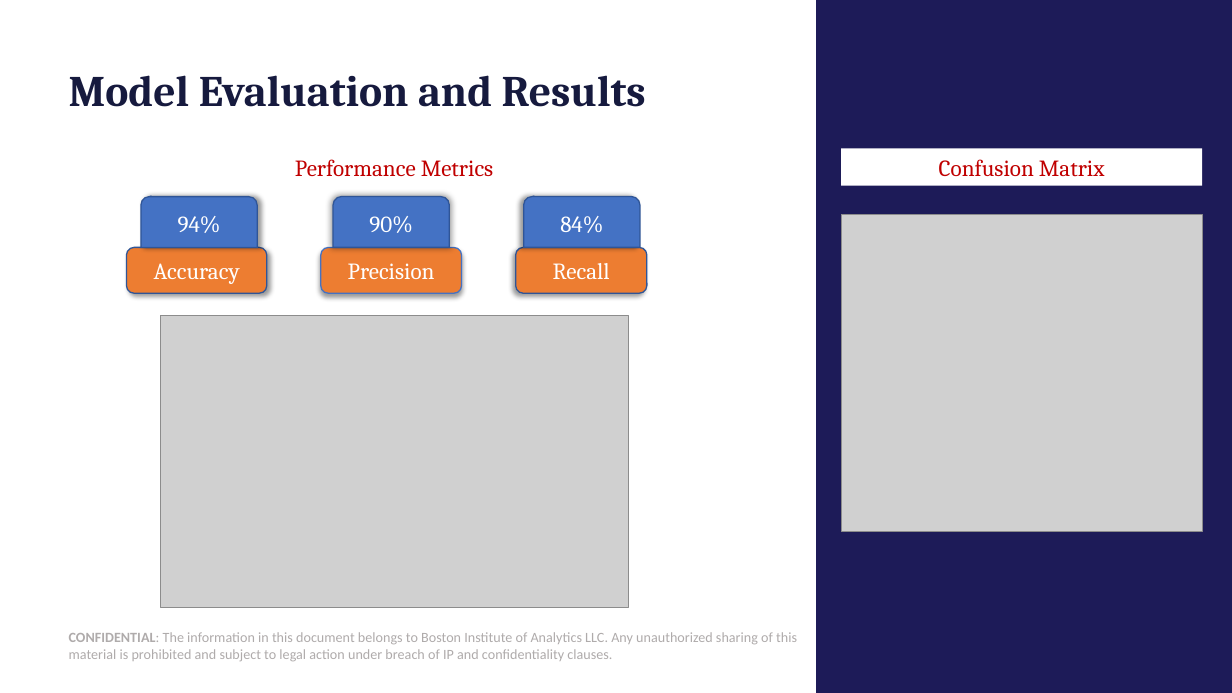
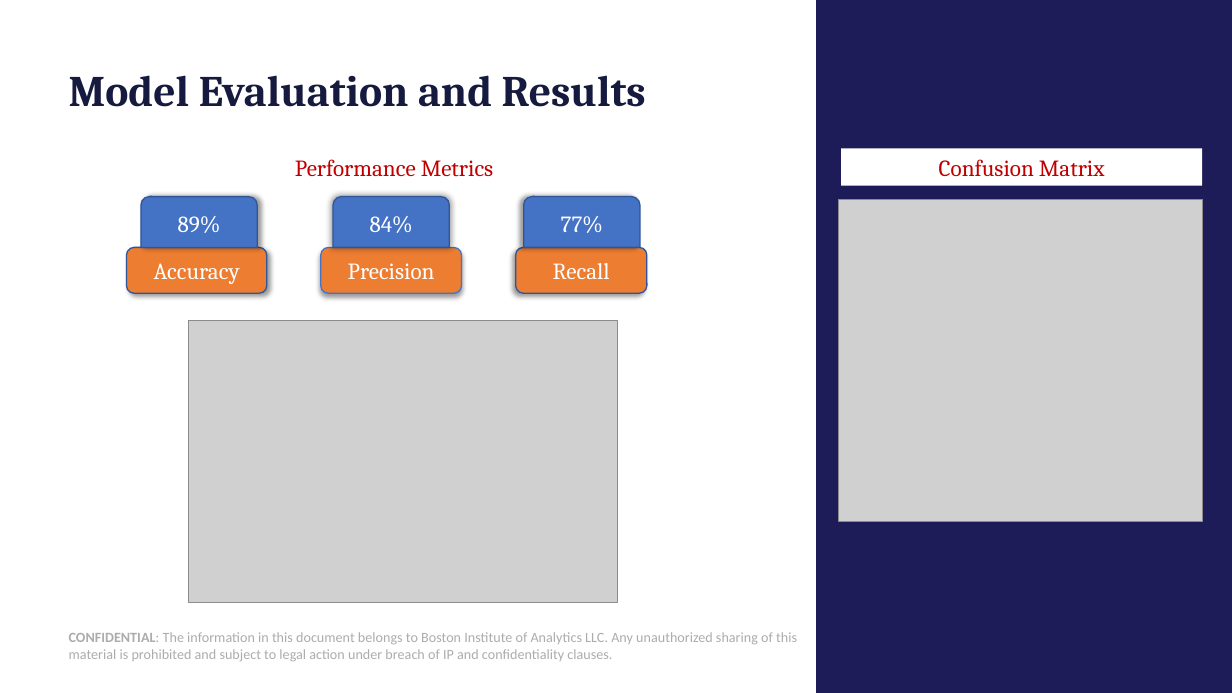
Before and after one commit to Tusharnalawade11/Ecom-Customer-Segregation, a slide deck: slide 8 of presentation/Tushar_Nalawade_Capstone_Project.pptx. Drawn at 1232x693 pixels with LibreOffice and Linux fonts; fonts in the diff are those of the drawing; grey boxes stand for pictures; background and template pictures are left out. Boxes give left, top, right and bottom in pixels: in the first picture for what was removed or moved away, otherwise in the second. Text is boxed around its words. In the diff, an @@ line names an element or a change of style, - is before the commit and + after.

```diff
--- a/presentation/Tushar_Nalawade_Capstone_Project.pptx
+++ b/presentation/Tushar_Nalawade_Capstone_Project.pptx
@@ picture resized from (x1=842, y1=214, x2=1202, y2=532) to (x1=839, y1=200, x2=1203, y2=522) @@
@@ text in round same rect at (x1=178, y1=216, x2=221, y2=233): text changed @@
-94%
+89%
@@ text in round same rect at (x1=370, y1=216, x2=413, y2=233): text changed @@
-90%
+84%
@@ text in round same rect at (x1=561, y1=216, x2=603, y2=233): text changed @@
-84%
+77%
@@ picture resized from (x1=160, y1=316, x2=628, y2=608) to (x1=189, y1=321, x2=617, y2=603) @@
```
Also in this commit, not shown: 3 other slides changed, 11 other files.
